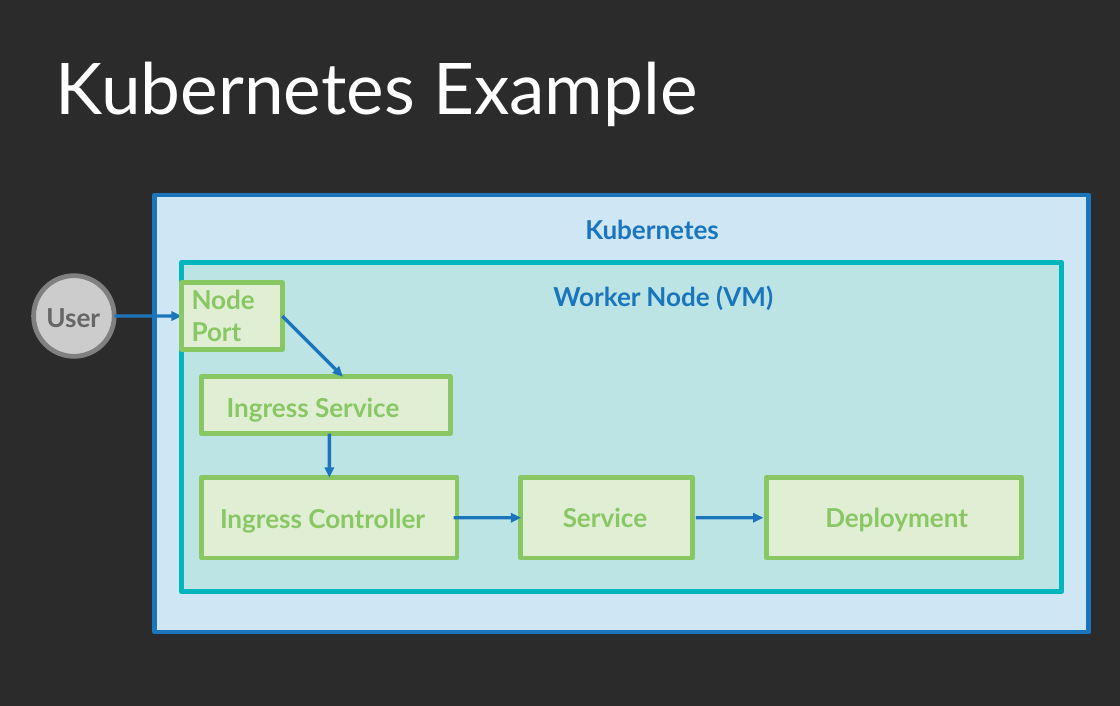
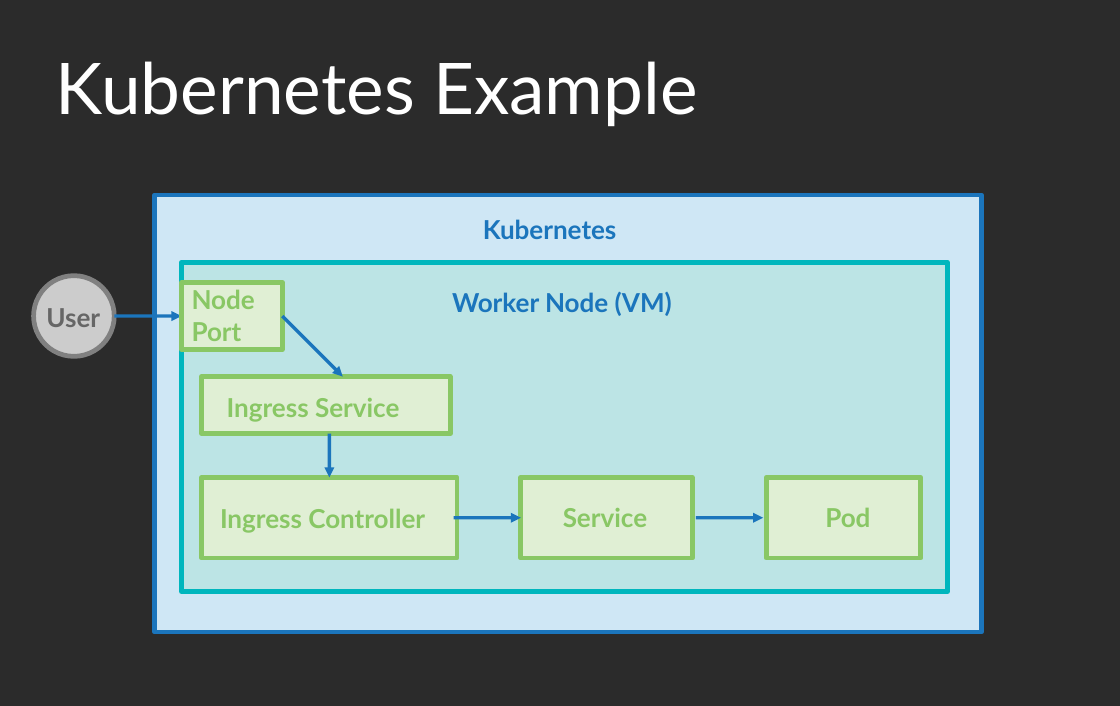
Before and after one commit to floriankammermann/kubernetes-presentation, a slide deck: slide 34 of kuberbernetes_praesentation.odp. Drawn at 1120x706 pixels with LibreOffice and Linux fonts; fonts in the diff are those of the drawing; background and template pictures are left out; a plain dark background stands for a picture behind light text. Boxes give left, top, right and bottom in pixels: in the first picture for what was removed or moved away, otherwise in the second. Text is boxed around its words. In the diff, an @@ line names an element or a change of style, - is before the commit and + after.

```diff
--- a/kuberbernetes_praesentation.odp
+++ b/kuberbernetes_praesentation.odp
@@ rectangle: place and size @@
-rectangle at <box>155,195,1088,632</box>
+rectangle at <box>155,195,982,632</box>
@@ text "Kubernetes": place and size @@
-text "Kubernetes" at <box>585,219,719,239</box>
+text "Kubernetes" at <box>483,219,617,239</box>
@@ rectangle: place and size @@
-rectangle at <box>182,262,1062,592</box>
+rectangle at <box>182,262,948,592</box>
@@ text "Worker Node (VM)": place and size @@
-text "Worker Node (VM)" at <box>553,285,773,310</box>
+text "Worker Node (VM)" at <box>452,292,672,316</box>
@@ rectangle: place and size @@
-rectangle at <box>767,477,1022,557</box>
+rectangle at <box>767,477,921,557</box>
@@ text removed at <box>825,507,968,532</box> @@
-Deployment
@@ text added at <box>825,507,870,527</box>, 22 pt, text #89C765, bold @@
+Pod
```
Also in this commit, not shown: 3 other slides changed.
